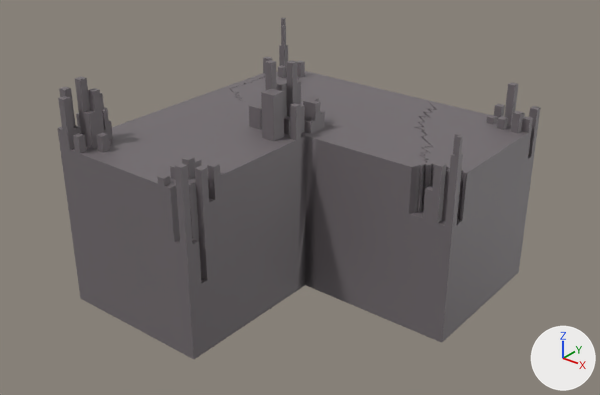
The FBX model Mobile_Game/Assets/Models/Rooms/Lvl_1/room_L_2.fbx: old version first, new version second.
The view is the same before and after, from a 50 mm lens placed at (33.3, -35.9, 18.1), pointed at (5.7, -1.4, -3.3). Lighting does not change. The marker at lower right points along +X, +Y and +Z. Where no turn or scale is listed for an object, it has been applied to the vertices.

In view in the first picture: 'Pokoj_L_2'.
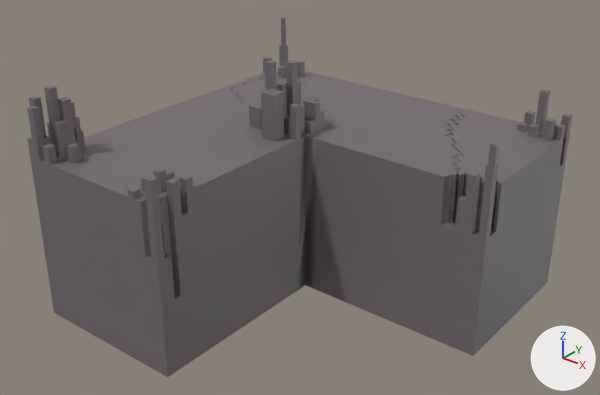
The newer file is also turned or shifted as a whole; pictures and numbers use the older file's frame.

What differs and where, as boxes [x1, y1, x2, y2] in the pictures (600 x 395 px; the box of a moved part takes in the faces that stretch with it):
'Pokoj_L_2', reshaped (13% wider): before [58, 18, 541, 359]; after [27, 18, 573, 377]
part 1 of me_plane_006, moved or reshaped: before [317, 82, 541, 343]; after [317, 89, 573, 356]
part 2 of me_plane_006, moved or reshaped: before [58, 76, 249, 359]; after [27, 85, 249, 377]

Edits to the bpy script that builds the scene:
```text
Change me_plane_006:
    where me_plane_006.from_pydata(...)  # 1699 vertices, 1470 faces; spans x -5.0..15.0, y -10.0..10.0, z -10.3..4.3
    used by ob_pokoj_l_2; location = (0.0, 0.0, 0.0)
    me_plane_006 part 1: all 565 vertices in x 6.8..15.0, y 0.0..10.0, z -10.3..2.5 are moved by (2.0, 0.0, 0.0)
    me_plane_006 part 2: all 288 vertices in x -5.0..5.0, y -10.0..-6.4, z -10.3..4.0 are moved by (0.0, -2.0, 0.0)
```
